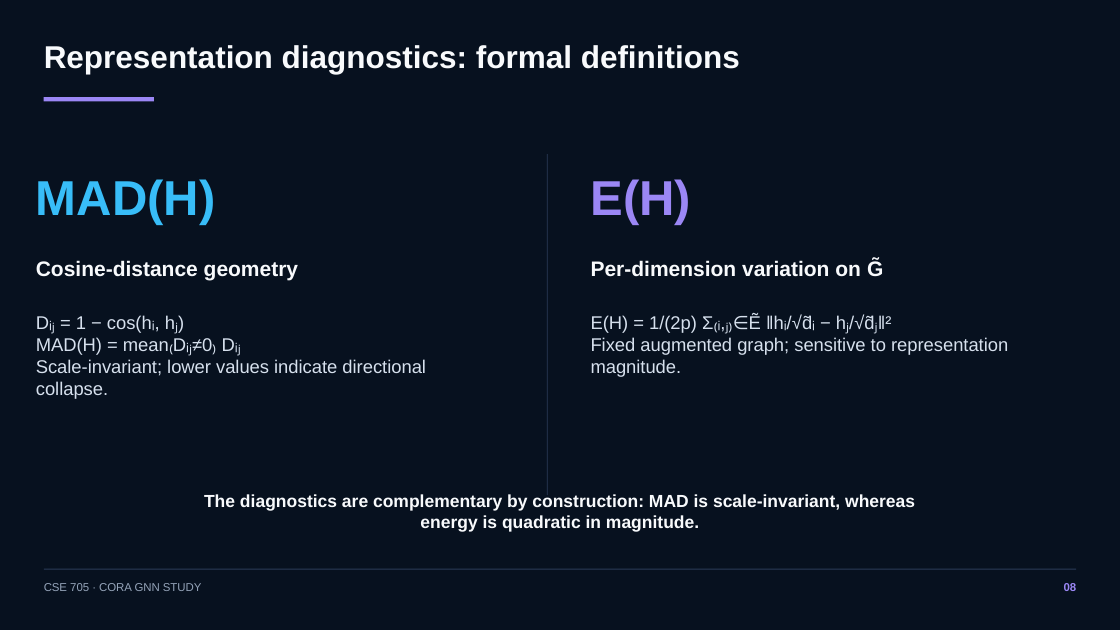
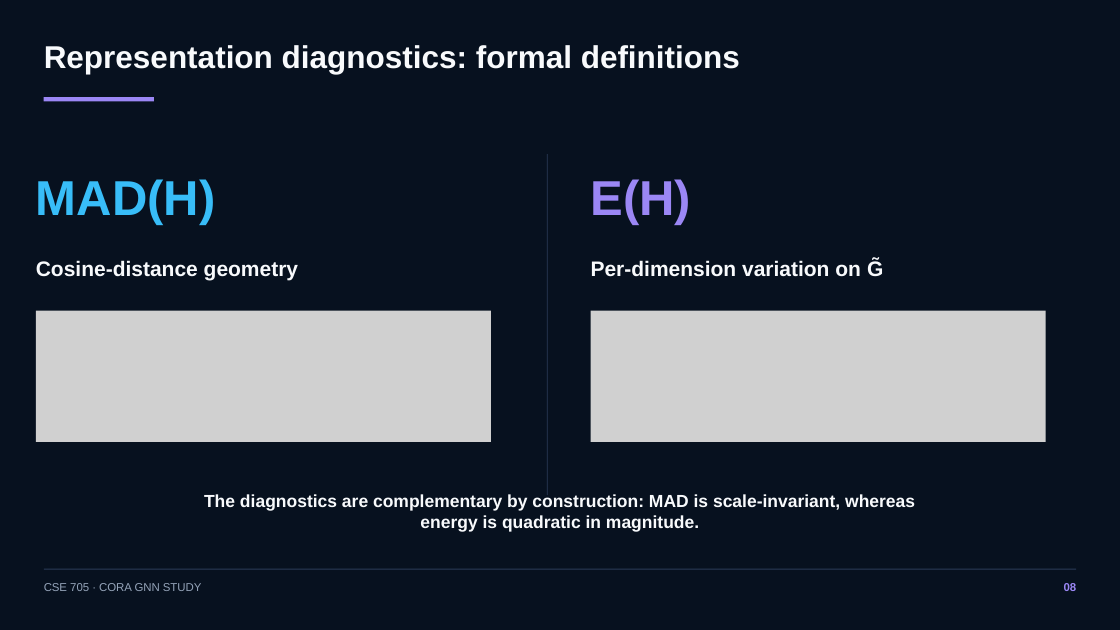
Before and after one commit to McKiaEdu/CSE705_GNN, a slide deck: slide 8 of report/CSE705_Cora_GNN.pptx. Drawn at 1120x630 pixels with LibreOffice and Linux fonts; fonts in the diff are those of the drawing; grey boxes stand for pictures. Boxes give left, top, right and bottom in pixels: in the first picture for what was removed or moved away, otherwise in the second. Text is boxed around its words. In the diff, an @@ line names an element or a change of style, - is before the commit and + after.

```diff
--- a/report/CSE705_Cora_GNN.pptx
+++ b/report/CSE705_Cora_GNN.pptx
@@ text removed at box(36, 315, 426, 399) @@
-Dᵢⱼ = 1 − cos(hᵢ, hⱼ)
-MAD(H) = mean₍Dᵢⱼ≠0₎ Dᵢⱼ
-Scale-invariant; lower values indicate directional collapse.
@@ picture added at box(36, 311, 492, 442) @@
@@ text removed at box(591, 314, 1008, 377) @@
-E(H) = 1/(2p) Σ₍ᵢ,ⱼ₎∈Ẽ ‖hᵢ/√d̃ᵢ − hⱼ/√d̃ⱼ‖²
-Fixed augmented graph; sensitive to representation magnitude.
@@ picture added at box(591, 311, 1046, 442) @@
```
Also in this commit, not shown: 4 other slides changed.
